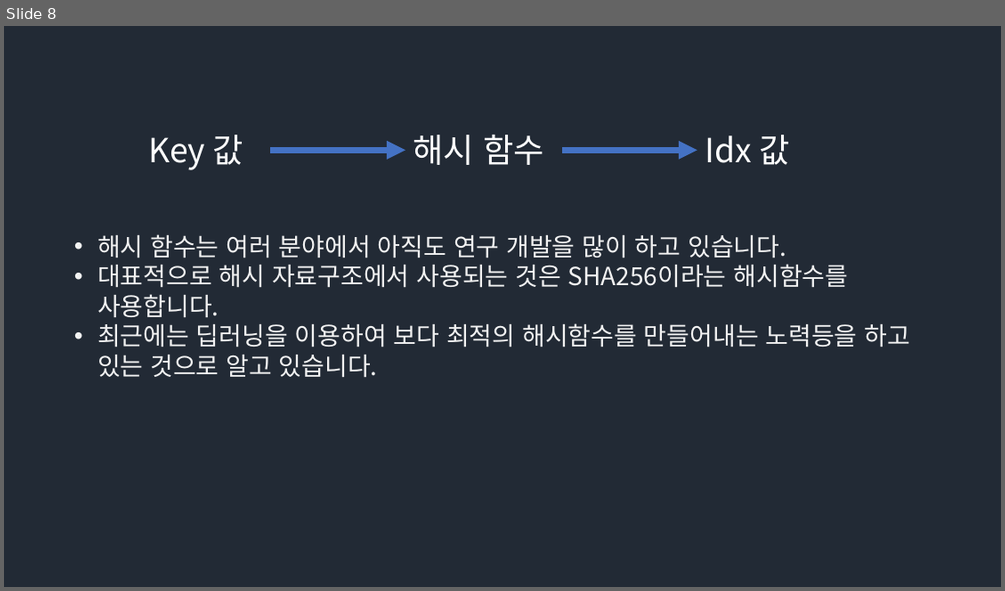
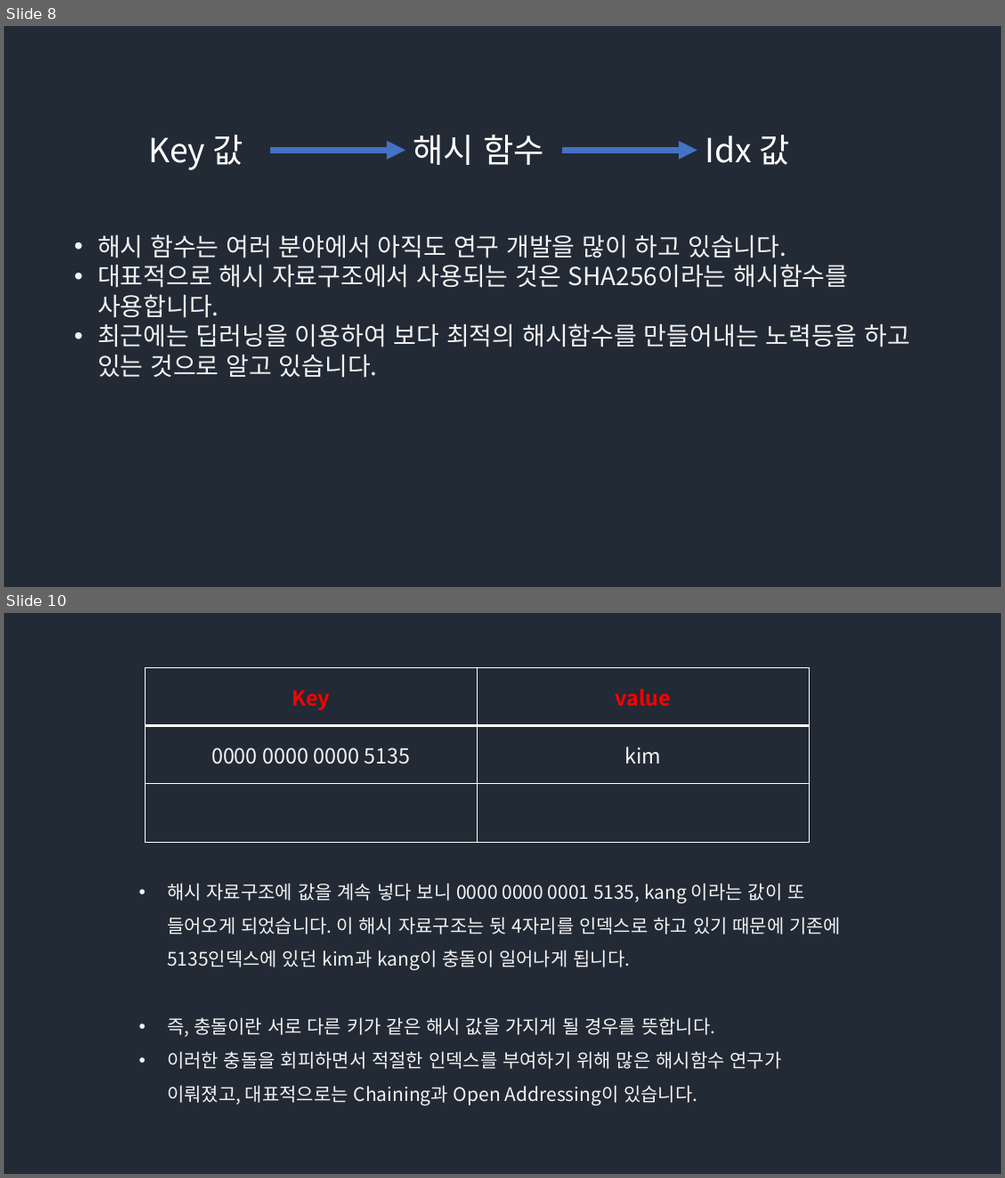
Before and after one commit to Groot-Space/Groot-space.github.io, a slide deck: assets/images/해시/해시.pptx. Shown one above the other, each under a label of ours: slide 8 before the commit, slides 8 and 10 after it; the slides between them are not shown. The pictures are 1005x591 and 1005x1178 pixels, drawn with LibreOffice and Linux fonts; fonts in the diff are those of the drawing. Boxes give left, top, right and bottom in pixels: in the first picture for what was removed or moved away, otherwise in the second. Text is boxed around its words. In the diff, an @@ line names an element or a change of style, - is before the commit and + after.

```diff
--- a/assets/images/해시/해시.pptx
+++ b/assets/images/해시/해시.pptx
@@ slide 10 added at box(4, 613, 1001, 1174), background #222A35 @@
@@ table added at box(145, 667, 809, 842), 3 rows, 2 columns @@
+Key | value
+0000 0000 0000 5135 | kim
+ | 
@@ text added at box(167, 883, 841, 1105), 18 pt, text #F2F2F2 @@
+• 해시 자료구조에 값을 계속 넣다 보니 0000 0000 0001 5135, kang 이라는 값이 또 들어오게 되었습니다. 이 해시 자료구조는 뒷 4자리를 인덱스로 하고 있기 때문에 기존에 5135인덱스에 있던 kim과 kang이 충돌이 일어나게 됩니다.
+• 즉, 충돌이란 서로 다른 키가 같은 해시 값을 가지게 될 경우를 뜻합니다.
+• 이러한 충돌을 회피하면서 적절한 인덱스를 부여하기 위해 많은 해시함수 연구가 이뤄졌고, 대표적으로는 Chaining과 Open Addressing이 있습니다.
```
Also in this commit, not shown: 2 slides changed, 9 other slides added, 2 slides removed.
